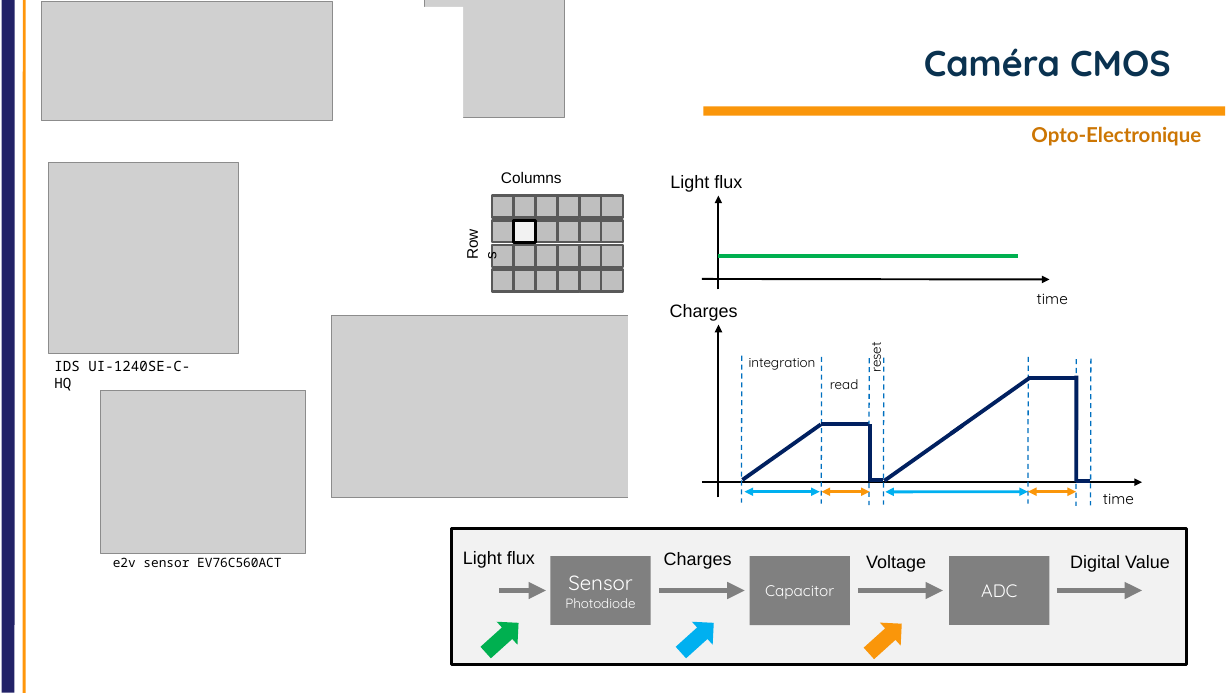
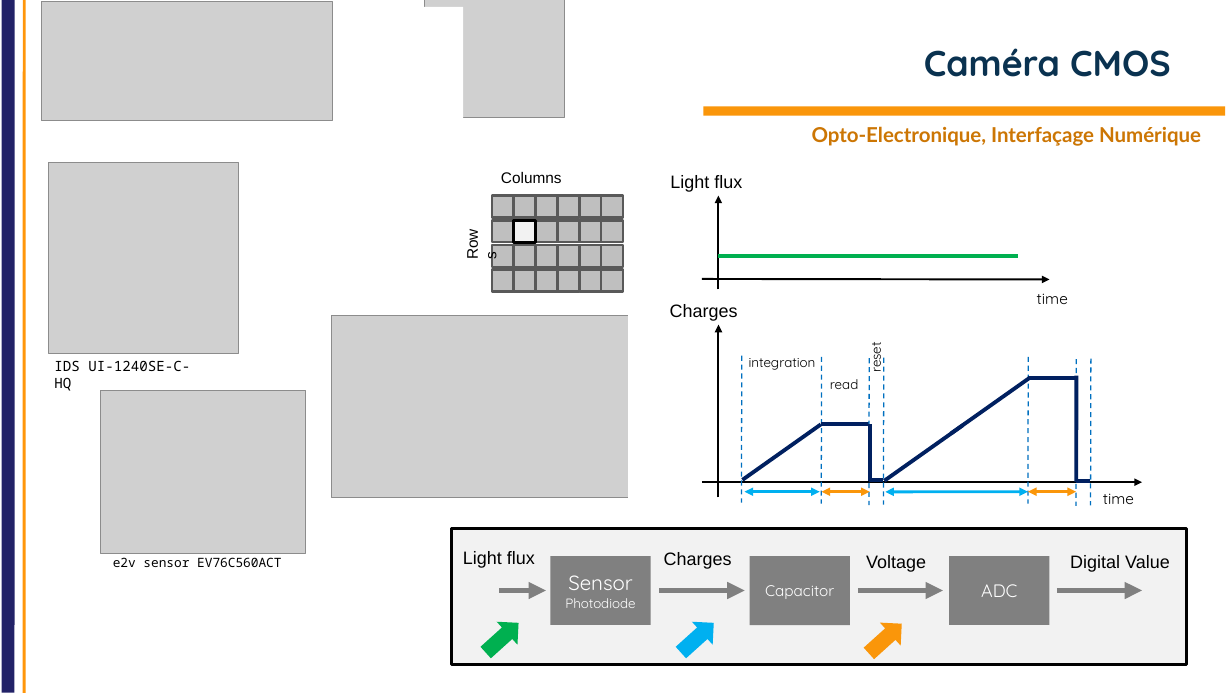
Before and after one commit to IOGS-Digital-Methods/semester-5, a slide deck: slide 14 of OptoElectronique/Cours/S5_Intro_2026_V2.pptx (slide 13 before the commit). Drawn at 1232x693 pixels with LibreOffice and Linux fonts; fonts in the diff are those of the drawing; grey boxes stand for pictures; background and template pictures are left out. Boxes give left, top, right and bottom in pixels: in the first picture for what was removed or moved away, otherwise in the second. Text is boxed around its words. In the diff, an @@ line names an element or a change of style, - is before the commit and + after.

Commit message:
Opto Udate / Intro

```diff
--- a/OptoElectronique/Cours/S5_Intro_2026_V2.pptx
+++ b/OptoElectronique/Cours/S5_Intro_2026_V2.pptx
@@ text at (812,126,1201,146): text changed @@
-Opto-Electronique
+Opto-Electronique, Interfaçage Numérique
```
Also in this commit, not shown: 1 other slide changed, 5 slides added, 1 other file.
